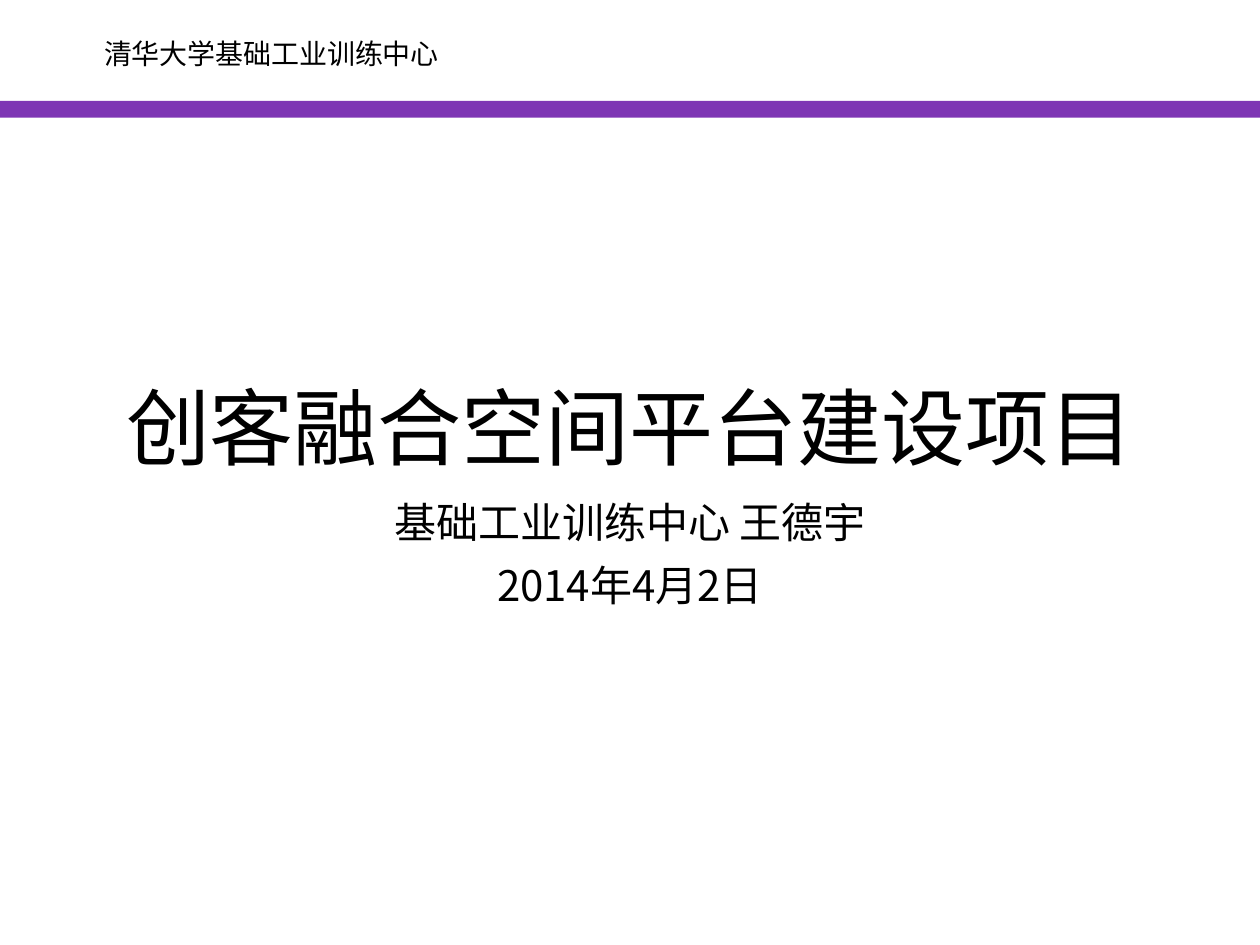
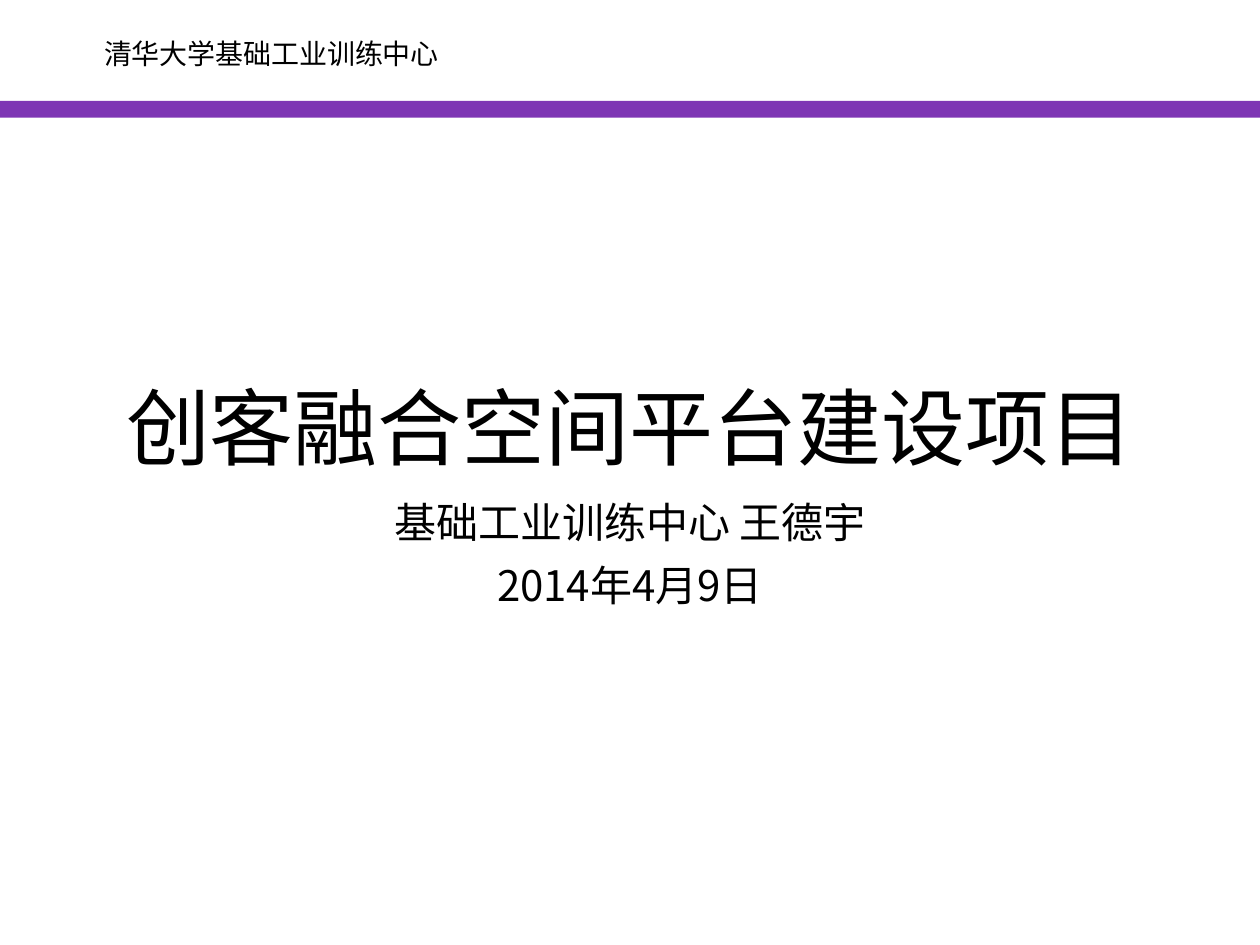
Before and after one commit to woodyme/i.center_my_workzone, a slide deck: slide 1 of 训练中心创客交叉融合空间建设/doc/创客融合空间平台建设项目.pptx. Drawn at 1260x945 pixels with LibreOffice and Linux fonts; fonts in the diff are those of the drawing; background and template pictures are left out. Boxes give left, top, right and bottom in pixels: in the first picture for what was removed or moved away, otherwise in the second. Text is boxed around its words. In the diff, an @@ line names an element or a change of style, - is before the commit and + after.

Commit message:
update 创客空间项目答辩报告ppt

```diff
--- a/训练中心创客交叉融合空间建设/doc/创客融合空间平台建设项目.pptx
+++ b/训练中心创客交叉融合空间建设/doc/创客融合空间平台建设项目.pptx
@@ subtitle at (497,565,763,605): text changed @@
-2014年4月2日
+2014年4月9日
```
Also in this commit, not shown: 1 other file.
